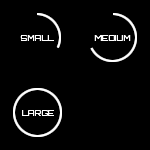
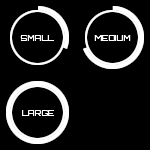
Layers edited between the first and the second 150×150 image:
added layer "Inner Ring" (1st of 6, in "Theme" › "Large") in group "Large" over [10, 85, 65, 140]
moved "Gauge" (1st of 6, in "Theme" › "Large") above "LARGE", painted on it over [6, 81, 69, 144]
added layer "Inner Ring" (2nd of 6, in "Theme" › "Medium") in group "Medium" over [85, 10, 140, 65]
moved "Gauge" (2nd of 6, in "Theme" › "Medium") above "MEDIUM", painted on it over [83, 6, 144, 69]
added layer "Inner Ring" (3rd of 6, in "Theme" › "Small") in group "Small" over [10, 10, 65, 65]
moved "Gauge" (3rd of 6, in "Theme" › "Small") above "SMALL", painted on it over [37, 6, 69, 49]
added layer "Inner Ring" (4th of 6, in "Alpha" › "Large") in group "Large" over [10, 85, 65, 140]
moved "Gauge" (4th of 6, in "Alpha" › "Large") above "LARGE", painted on it over [6, 81, 69, 144]
added layer "Inner Ring" (5th of 6, in "Alpha" › "Medium") in group "Medium" over [85, 10, 140, 65]
moved "Gauge" (5th of 6, in "Alpha" › "Medium") above "MEDIUM", painted on it over [83, 6, 144, 69]
added layer "Inner Ring" (6th of 6, in "Alpha" › "Small") in group "Small" over [10, 10, 65, 65]
moved "Gauge" (6th of 6, in "Alpha" › "Small") above "SMALL", painted on it over [37, 6, 69, 49]
